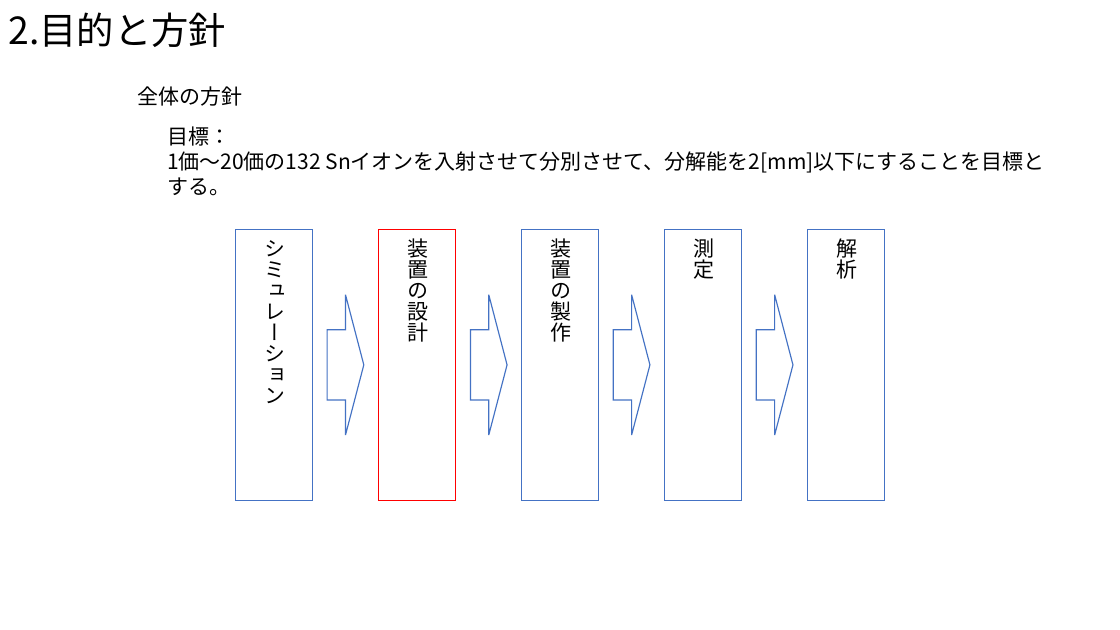
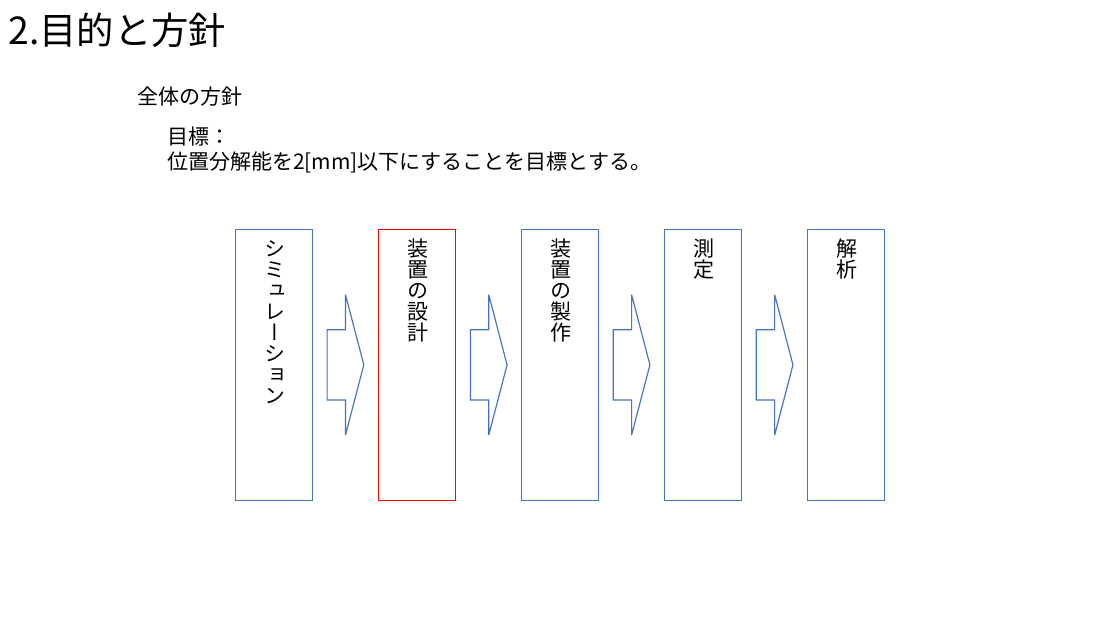
Before and after one commit to Takeuchi-yuya/Ksimulation, a slide deck: slide 4 of docs/最終発表.pptx (slide 6 before the commit). Drawn at 1120x630 pixels with LibreOffice and Linux fonts; fonts in the diff are those of the drawing. Boxes give left, top, right and bottom in pixels: in the first picture for what was removed or moved away, otherwise in the second. Text is boxed around its words. In the diff, an @@ line names an element or a change of style, - is before the commit and + after.

```diff
--- a/docs/最終発表.pptx
+++ b/docs/最終発表.pptx
@@ text at (167,151,651,173): text changed @@
-1価～20価の132 Snイオンを入射させて分別させて、分解能を2[mm]以下にすることを目標とする。
+位置分解能を2[mm]以下にすることを目標とする。
```
Also in this commit, not shown: 6 other slides changed, 2 slides added, 1 slide removed.
